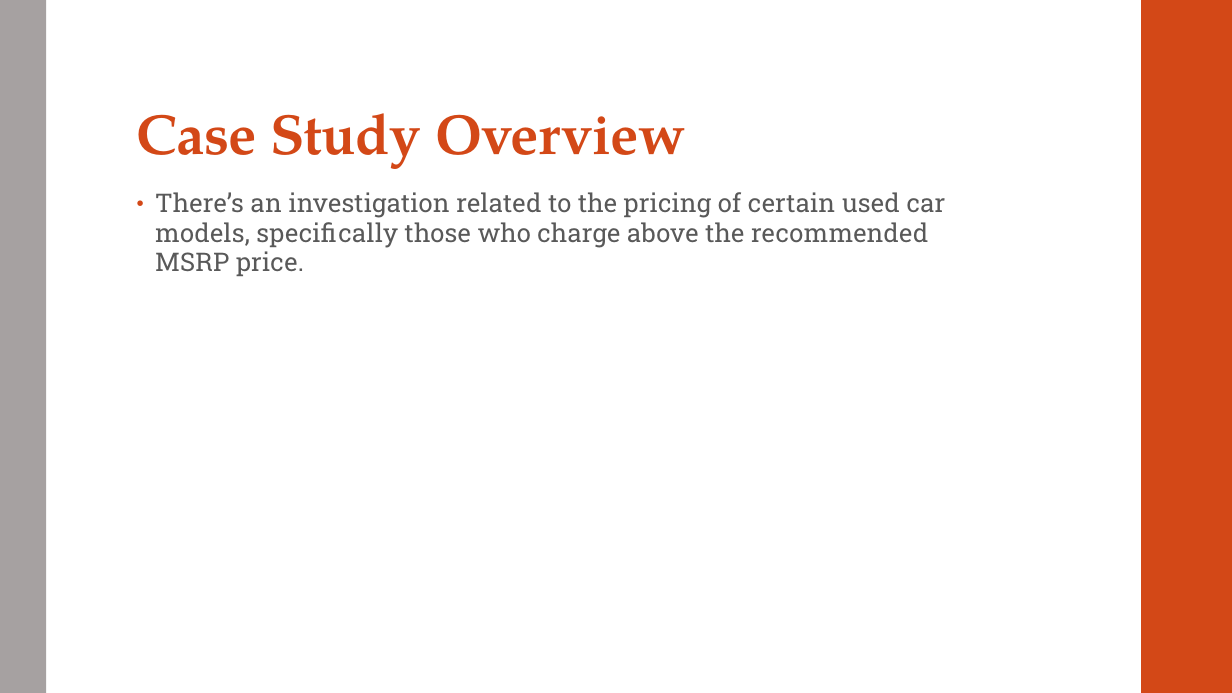
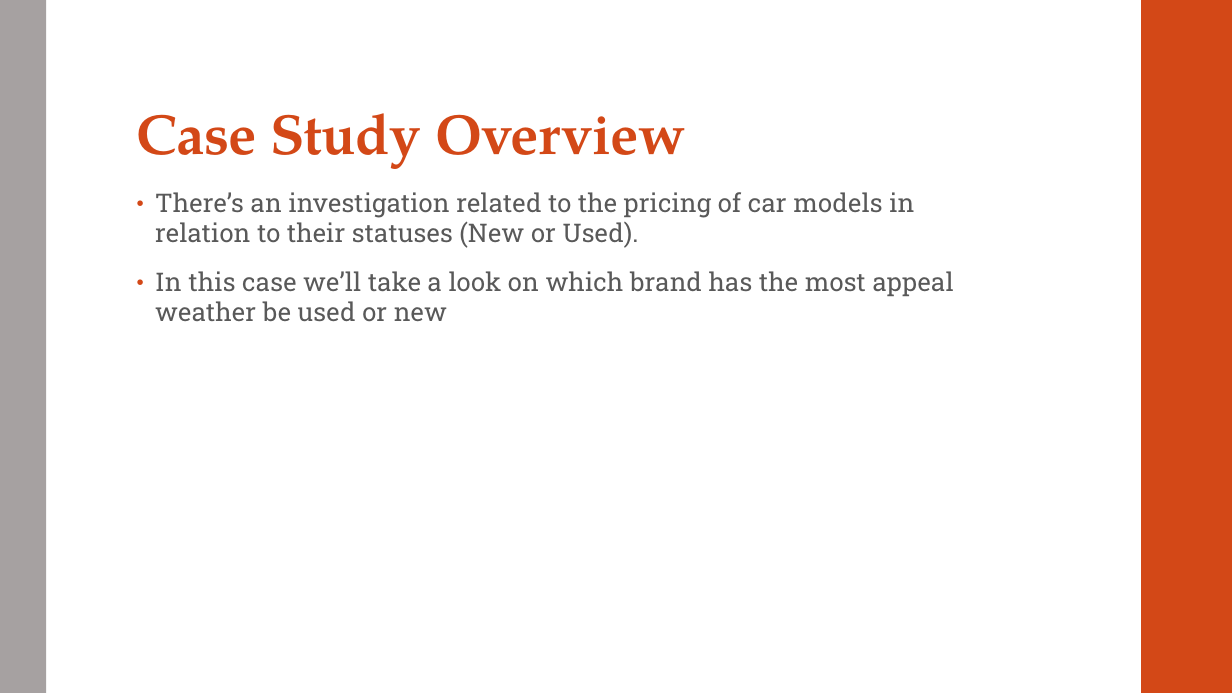
Before and after one commit to COv879/Used-Cars-A-Data-Analysis-Exploration, a slide deck: slide 2 of Used Cars - Data Exploration.pptx. Drawn at 1232x693 pixels with LibreOffice and Linux fonts; fonts in the diff are those of the drawing. Boxes give left, top, right and bottom in pixels: in the first picture for what was removed or moved away, otherwise in the second. Text is boxed around its words. In the diff, an @@ line names an element or a change of style, - is before the commit and + after.

Commit message:
Scatter plot added and ppt updated

```diff
--- a/Used Cars - Data Exploration.pptx
+++ b/Used Cars - Data Exploration.pptx
@@ text at box(155, 192, 954, 321): text changed @@
-• There’s an investigation related to the pricing of certain used car models, specifically those who charge above the recommended MSRP price.
+• There’s an investigation related to the pricing of car models in relation to their statuses (New or Used).
+• In this case we’ll take a look on which brand has the most appeal weather be used or new
```
Also in this commit, not shown: 1 other file.
